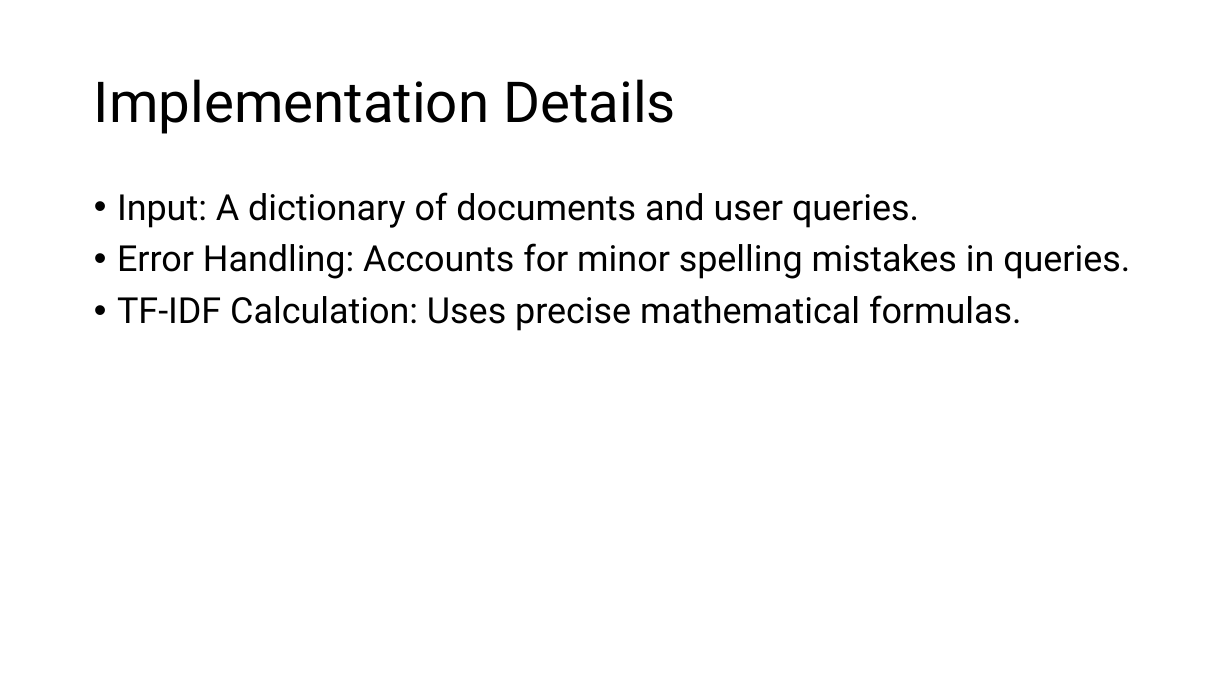
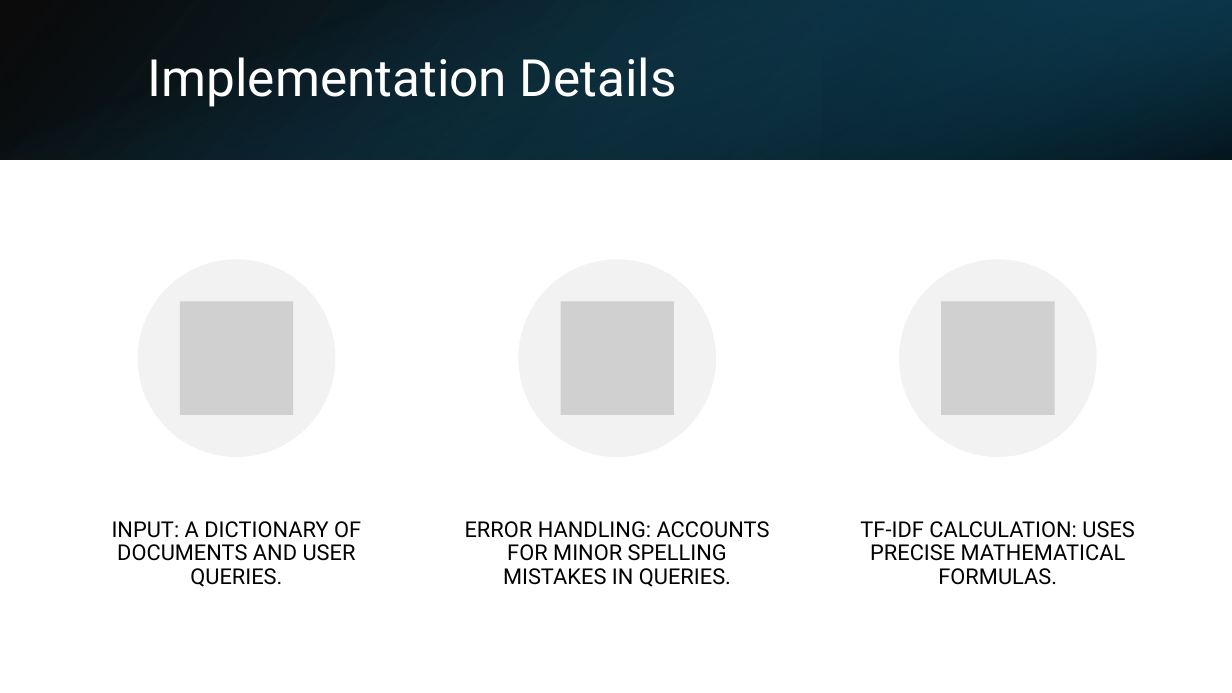
Before and after one commit to AbdulMateenzwl/Information-Retrieval, a slide deck: slide 10 of Assignment 1 (Document Search)/Report.pptx. Drawn at 1232x693 pixels with LibreOffice and Linux fonts; fonts in the diff are those of the drawing; grey boxes stand for pictures. Boxes give left, top, right and bottom in pixels: in the first picture for what was removed or moved away, otherwise in the second. Text is boxed around its words. In the diff, an @@ line names an element or a change of style, - is before the commit and + after.

```diff
--- a/Assignment 1 (Document Search)/Report.pptx
+++ b/Assignment 1 (Document Search)/Report.pptx
@@ rectangle added at bbox=[0, 0, 1232, 159], fill gradient #000000 to #104862 @@
@@ rectangle added at bbox=[0, 0, 1232, 159], fill gradient #156082 to #000000 @@
@@ rectangle added at bbox=[822, 0, 1232, 159], fill gradient #0B3041 to #156082 @@
@@ title "Implementation Details": place and size @@
-title "Implementation Details" at bbox=[94, 79, 676, 134]
+title "Implementation Details" at bbox=[148, 57, 677, 107]
@@ title "Implementation Details" at bbox=[148, 57, 677, 107]: size 44 to 40 pt, text colour #000000 to #FFFFFF @@
@@ text removed at bbox=[117, 192, 1130, 331] @@
-• Input: A dictionary of documents and user queries.
-• Error Handling: Accounts for minor spelling mistakes in queries.
-• TF-IDF Calculation: Uses precise mathematical formulas.
@@ group added at bbox=[112, 260, 1134, 587]: 3 ellipses, 3 pictures, 3 texts @@
+INPUT: A DICTIONARY OF DOCUMENTS AND USER QUERIES.
+ERROR HANDLING: ACCOUNTS FOR MINOR SPELLING MISTAKES IN QUERIES.
+TF-IDF CALCULATION: USES PRECISE MATHEMATICAL FORMULAS.
```
Also in this commit, not shown: 9 other slides changed, 48 other files.
